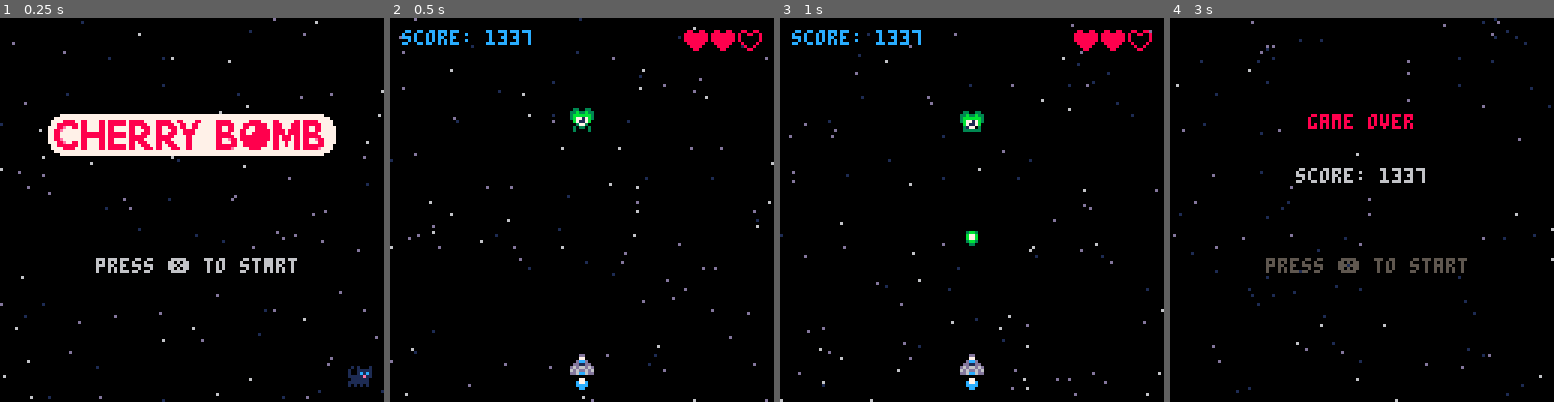
Above: before the commit, frames 1-4 (left to right).
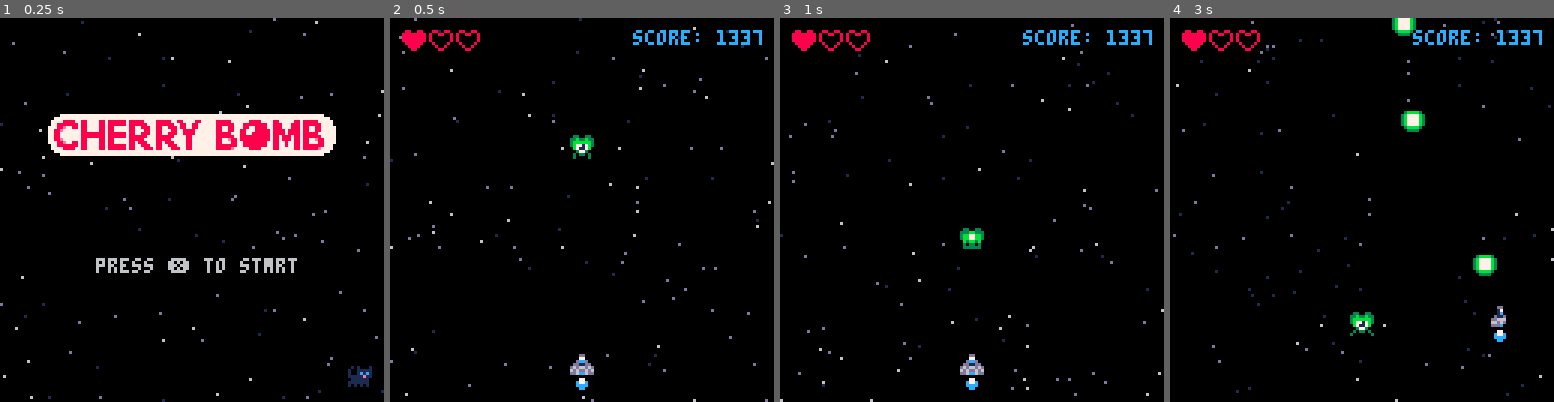
Above: after the commit, the same moments.

Repository: salty-max/cherry-bomb
Game: PICO-8 cartridge cherry.p8
Two runs of this game, one before a commit and one after it. Both use one fixed random seed, a clock stepped at 60 frames per second and the inputs below.
Inputs:
- Up to frame 1 (0.25 s): no input
- Up to frame 2 (0.5 s): tap X (X key) at 0.33 s
- Up to frame 3 (1 s): tap O (Z key) at 0.7 s
- Up to frame 4 (3 s): tap X (X key) at 1.07, 1.85, 2.97 s; hold Right 1.6-2.1 s; tap O (Z key) every 0.4 s from 1.7 to 2.9 s; hold Up 2.15-2.42 s; hold Right from 2.47 s (still down)

Frame 1 is identical in both runs. In frame 2, 2.3% of the frame differs, in the area x 3-97%, y 3-37%; in frame 3, 2.2%; in frame 4, 4.1%, in the area x 3-97%, y 0-85%.

Commit message:
feat: ship / mob collision

Diff:
--- a/src/draw.lua
+++ b/src/draw.lua
@@ -9,34 +9,35 @@
 
 function draw_ship()
   if muzzle > 0 then
-    circfill(ship_x + 3, ship_y - 2, muzzle, 7)
+    circfill(ship.x + 3, ship.y - 2, muzzle, 7)
   end
 
-  spr(ship_spr, ship_x, ship_y)
-  spr(ship_flm[flm_idx], ship_x, ship_y + 7)
+  draw_spr(ship)
+  spr(ship_flm[flm_idx], ship.x, ship.y + 7)
 end
 
 function draw_mobs()
   for m in all(mobs) do
-    spr(m.anm[m.spr], m.x, m.y)
+    draw_spr(m)
   end
 end
 
 function draw_bullets()
   for b in all(bul) do
-    spr(b.anm[b.spr], b.x, b.y)
+    draw_spr(b)
   end
 end
 
 function draw_ui()
-  print("score: " .. score, 4, 4, 12)
+  local scr_txt = "score: " .. score
+  print(scr_txt, 127 - (2 + #scr_txt * 4), 4, 12)
 
-  for i = 1, 3 do
+  for i = 1, max_lives do
     local s = 64
     if lives < i then
       s = 65
     end
-    spr(s, 89 + (i * 9), 4)
+    spr(s, 4 + (i - 1) * 9, 4)
   end
 end
 
@@ -49,6 +50,14 @@
       c = 13
     end
     pset(s.x, s.y, c)
+  end
+end
+
+function draw_spr(s)
+  if s.anm then
+    spr(s.anm[s.spr], s.x, s.y)
+  else
+    spr(s.spr, s.x, s.y)
   end
 end
 
--- a/src/main.lua
+++ b/src/main.lua
@@ -11,11 +11,13 @@
 function start_game()
   a_t = 0
 
-  ship_x = 60
-  ship_y = 112
-  ship_vx = 0
-  ship_vy = 0
-  ship_spr = 2
+  ship = {
+    x = 60,
+    y = 112,
+    vx = 0,
+    vy = 0,
+    spr = 2
+  }
   ship_flm = {32, 33, 34, 35 ,36}
   flm_idx = 1
 
@@ -28,7 +30,8 @@
   make_mob(60, 30)
 
   score = 1337
-  lives = 2
+  lives = 1
+  max_lives = 3
 
   _upd = update_game
   _drw = draw_game
--- a/src/ship.lua
+++ b/src/ship.lua
@@ -1,35 +1,35 @@
 function move_ship()
-  ship_vx = 0
-  ship_vy = 0
-  ship_spr = 2
+  ship.vx = 0
+  ship.vy = 0
+  ship.spr = 2
 
   if btn(0) then
-    ship_vx = -1
-    ship_spr = 1
+    ship.vx = -1
+    ship.spr = 1
   elseif btn(1) then
-    ship_vx = 1
-    ship_spr = 3
+    ship.vx = 1
+    ship.spr = 3
   end
 
   if btn(2) then
-    ship_vy = -1
+    ship.vy = -1
   elseif btn(3) then
-    ship_vy = 1
+    ship.vy = 1
   end
 
-  ship_x += ship_vx
-  ship_y += ship_vy
+  ship.x += ship.vx
+  ship.y += ship.vy
 
-  if ship_x < -7 then
-    ship_x = 127
-  elseif ship_x > 127 then
-    ship_x = 0
+  if ship.x < -7 then
+    ship.x = 127
+  elseif ship.x > 127 then
+    ship.x = 0
   end
 
-  if ship_y < -7 then
-    ship_y = 127
-  elseif ship_y > 127 then
-    ship_y = 0
+  if ship.y < -7 then
+    ship.y = 127
+  elseif ship.y > 127 then
+    ship.y = 0
   end
 end
 
@@ -37,7 +37,7 @@
   if btnp(4) then
     sfx(0)
     muzzle = 5
-    make_bullet(ship_x, ship_y - 6)
+    make_bullet(ship.x, ship.y - 6)
   end
 end
 
@@ -49,3 +49,10 @@
     anm = {16, 17}
   })
 end
+
+function check_end()
+  if lives <= 0 then
+    _upd = update_gover
+    _drw = draw_gover
+  end
+end
--- a/src/update.lua
+++ b/src/update.lua
@@ -18,6 +18,17 @@
 
 function update_ship()
   move_ship()
+
+  for m in all(mobs) do
+    if collide(m, ship) then
+      sfx(1)
+      lives -= 1
+      del(mobs, m)
+    end
+  end
+
+  check_end()
+
   shoot()
 
   -- react flame animation
@@ -27,15 +38,16 @@
   if muzzle > 0 then
     muzzle -= 1
   end
-
-  if btnp(5) then
-    _upd = update_gover
-    _drw = draw_gover
-  end
 end
 
 function update_mobs()
   for m in all(mobs) do
+    m.y += 1
+
+    if m.y > 128 then
+      del(mobs, m)
+    end
+
     m.spr = 1 + flr((a_t / 12) % #m.anm)
   end
 end
--- a/src/util.lua
+++ b/src/util.lua
@@ -1,7 +1,13 @@
 function print_center(s, y, c)
-  print(s, 64 - #s * 2, y, c)
+  print(s, 64 - (#s / 2) * 4, y, c)
 end
 
 function blink()
   return 5 + min(abs(sin(time() / 2) * 4), 1)
 end
+
+function collide(a, b)
+  local ax, ax2, ay, ay2 = a.x, a.x + 7, a.y, a.y + 7
+  local bx, bx2, by, by2 = b.x, b.x + 7, b.y, b.y + 7
+  return ax < bx2 and ax2 > bx and ay < by2 and ay2 > by
+end
Not shown, changed: the sound effects (__sfx__) section of cherry.p8
